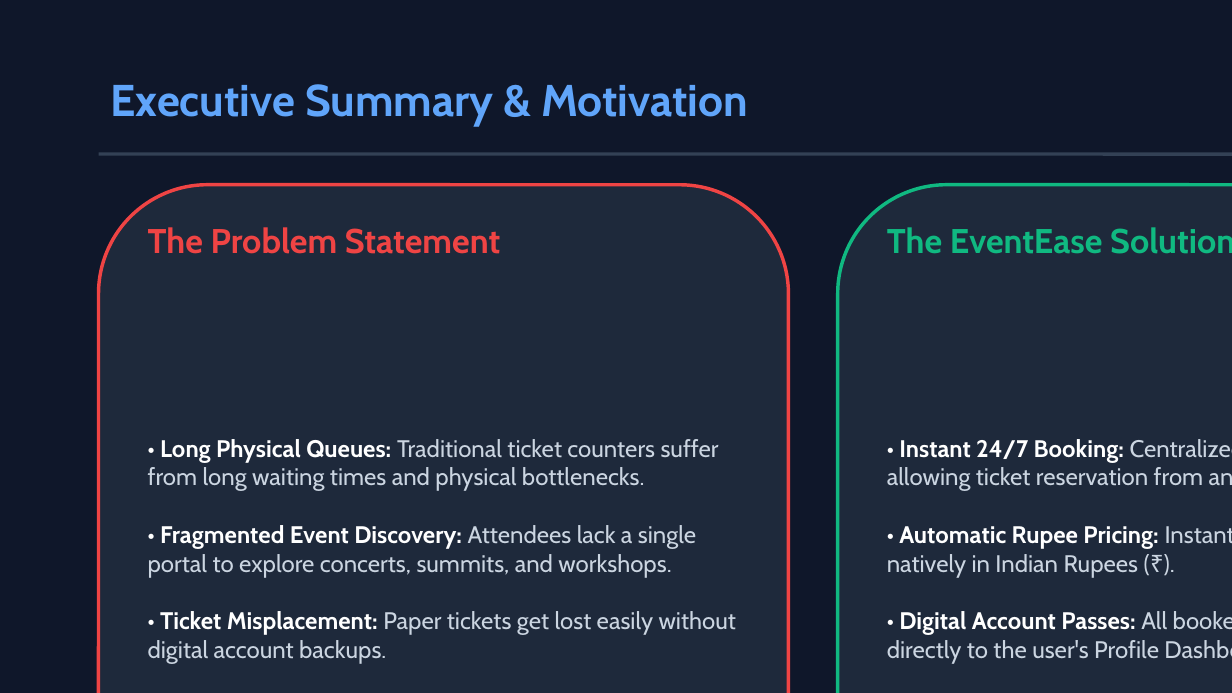
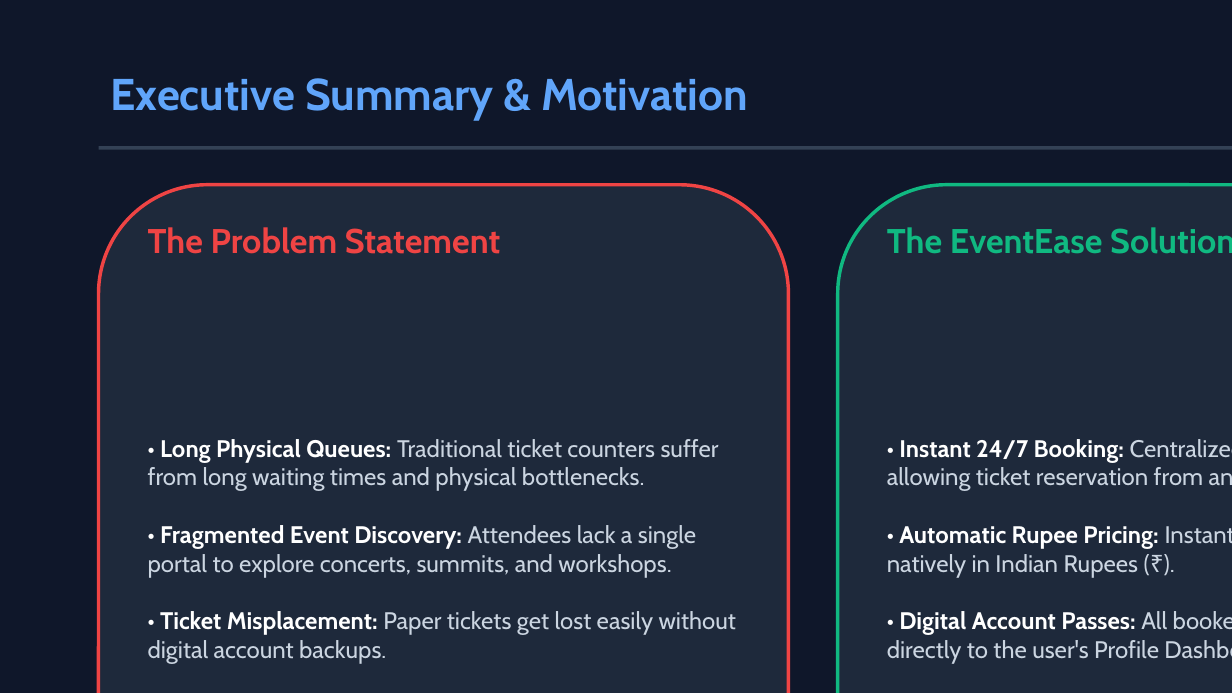
Before and after one commit to sakaliyavinay/EventEase, a slide deck: slide 2 of EventEase_Presentation.pptx. Drawn at 1232x693 pixels with LibreOffice and Linux fonts; fonts in the diff are those of the drawing. Boxes give left, top, right and bottom in pixels: in the first picture for what was removed or moved away, otherwise in the second. Text is boxed around its words. In the diff, an @@ line names an element or a change of style, - is before the commit and + after.

```diff
--- a/EventEase_Presentation.pptx
+++ b/EventEase_Presentation.pptx
@@ text "Executive Summary & Motivation": place and size @@
-text "Executive Summary & Motivation" at [111,84,748,126]
+text "Executive Summary & Motivation" at [111,78,748,120]
@@ line moved from (99, 154) - (1232, 154) to (99, 148) - (1232, 148) @@
```
Also in this commit, not shown: 7 other slides changed, 1 other file.
